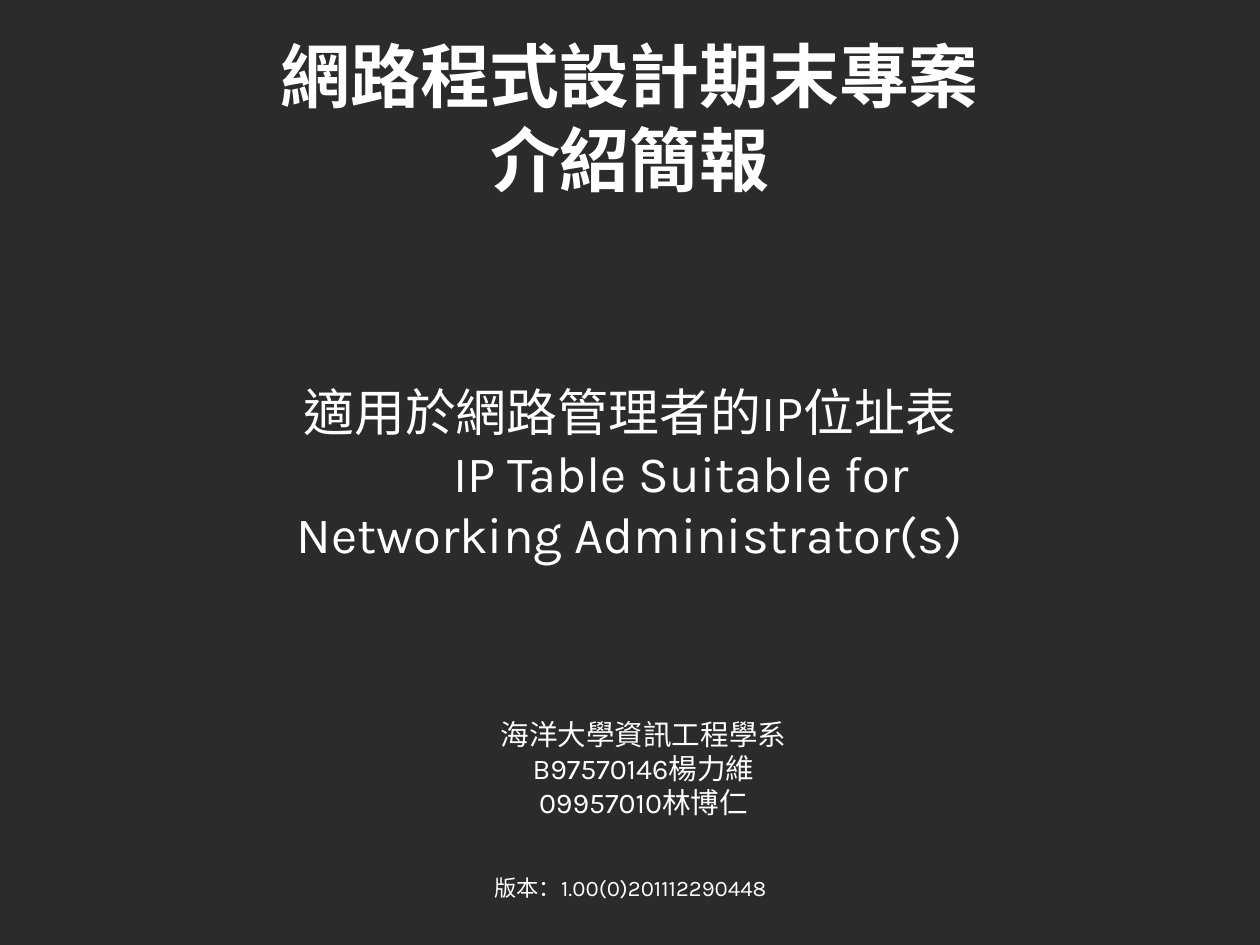
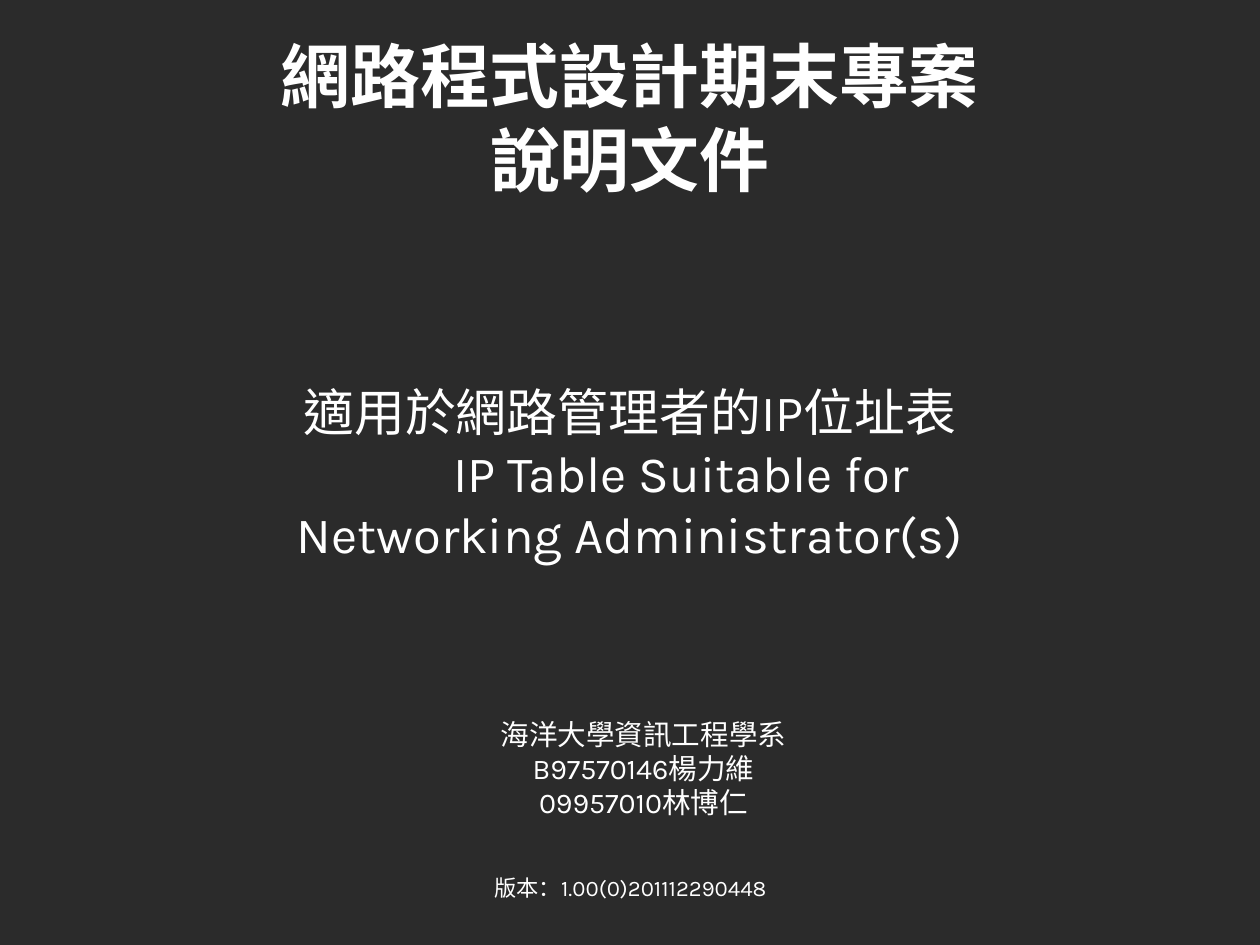
Before and after one commit to brlin-tw/NetAdminIPTableCorporate, a slide deck: slide 1 of Resources/Manual/Project_manual.odp. Drawn at 1260x945 pixels with LibreOffice and Linux fonts; fonts in the diff are those of the drawing; background and template pictures are left out; a plain dark background stands for a picture behind light text. Boxes give left, top, right and bottom in pixels: in the first picture for what was removed or moved away, otherwise in the second. Text is boxed around its words. In the diff, an @@ line names an element or a change of style, - is before the commit and + after.

```diff
--- a/Resources/Manual/Project_manual.odp
+++ b/Resources/Manual/Project_manual.odp
@@ title at [280, 42, 978, 193]: text changed @@
-網路程式設計期末專案
-介紹簡報
+網路程式設計期末專案
+說明文件
```
Also in this commit, not shown: 3 other files.
